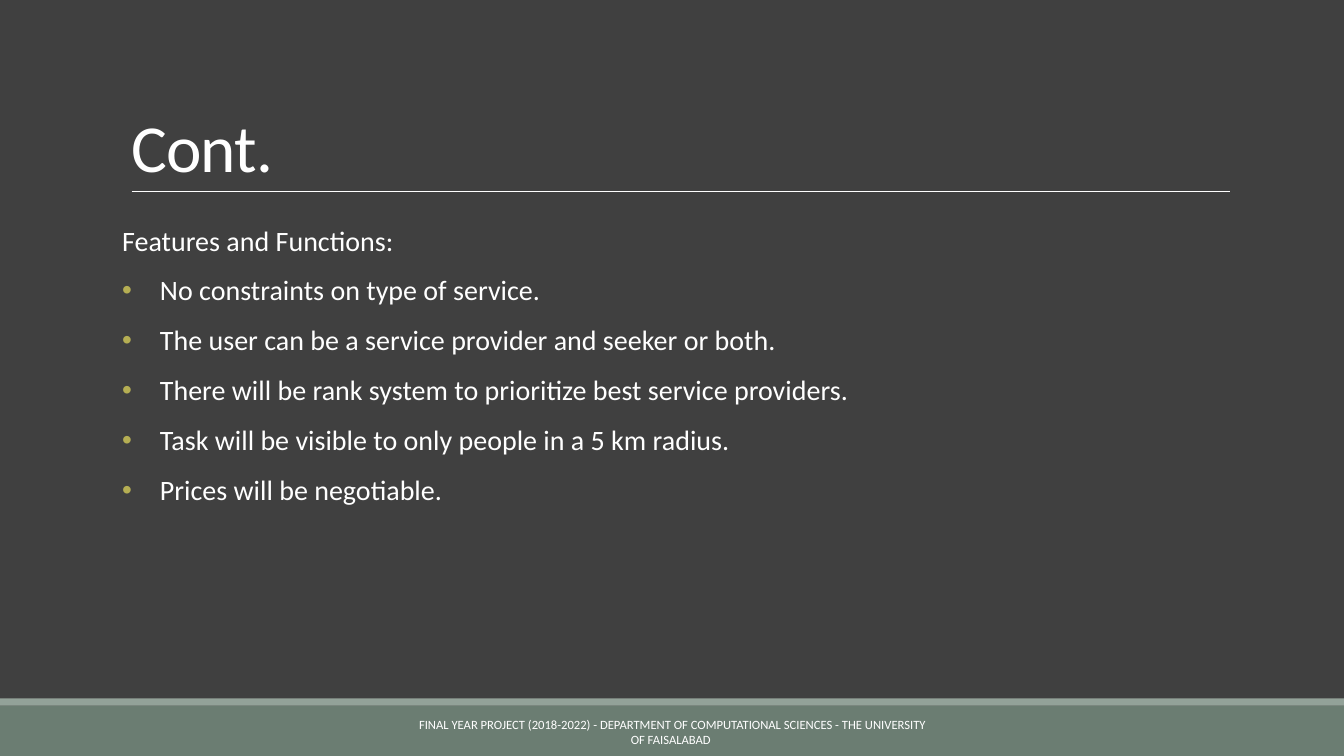
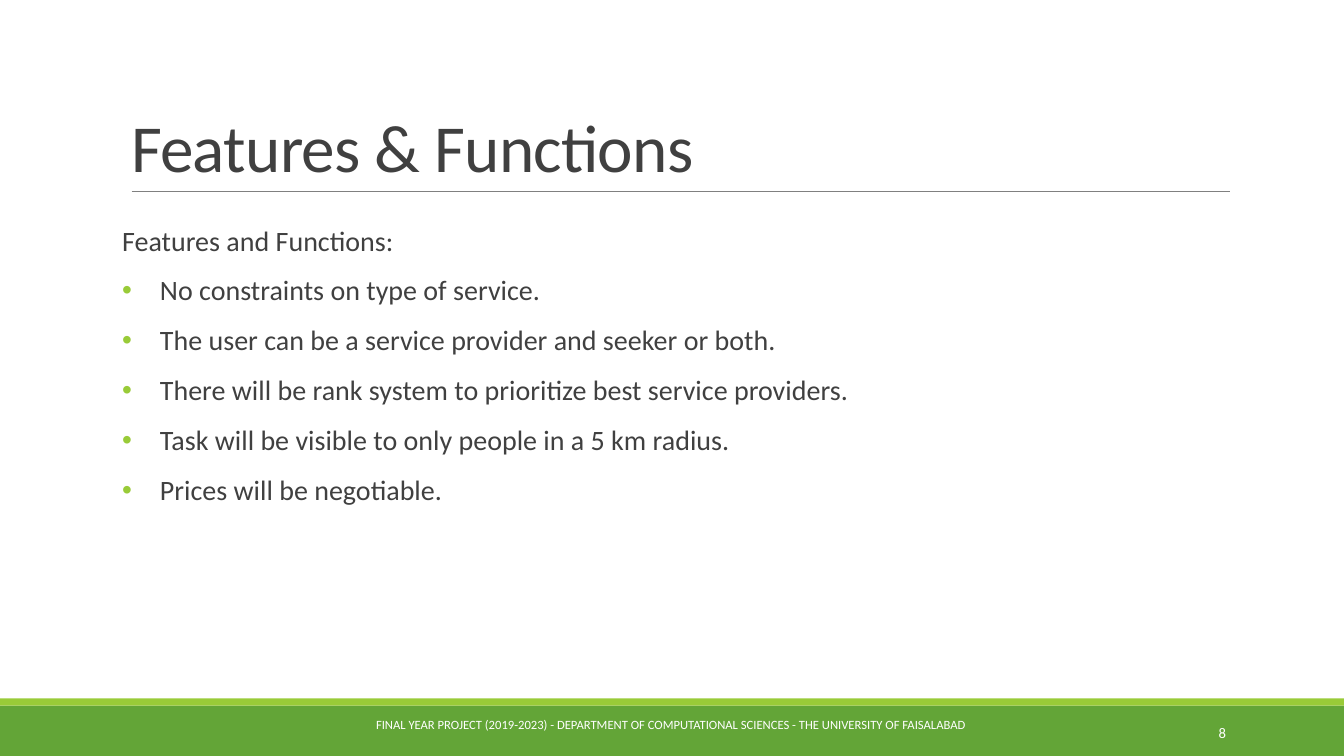
Before and after one commit to Abdurrehman050/easp, a slide deck: slide 8 of documentation/EASP Presentation.pptx (slide 6 before the commit). Drawn at 1344x756 pixels with LibreOffice and Linux fonts; fonts in the diff are those of the drawing. Boxes give left, top, right and bottom in pixels: in the first picture for what was removed or moved away, otherwise in the second. Text is boxed around its words. In the diff, an @@ line names an element or a change of style, - is before the commit and + after.

```diff
--- a/documentation/EASP Presentation.pptx
+++ b/documentation/EASP Presentation.pptx
@@ background #404040 to #FFFFFF @@
@@ title at (x1=131, y1=125, x2=693, y2=173): text changed; text colour #FFFFFF to #404040 @@
-Cont.
+Features & Functions
@@ line (132, 192) - (1231, 192): stroke #FFFFFF 0.5 pt to #808080 0.5 pt @@
@@ text "Features and Functions:" at (x1=122, y1=231, x2=848, y2=505): text colour #FFFFFF to #404040; bullet colour #B5AE53 to #99CB38 @@
@@ rectangle at (x1=0, y1=706, x2=1344, y2=756): fill #6B7D72 to #63A537 @@
@@ rectangle at (x1=0, y1=699, x2=1344, y2=706): fill #93A299 to #99CB38 @@
@@ text at (x1=376, y1=720, x2=965, y2=731): text changed @@
-FINAL YEAR PROJECT (2018-2022) - DEPARTMENT OF COMPUTATIONAL SCIENCES - THE UNIVERSITY OF FAISALABAD
+FINAL YEAR PROJECT (2019-2023) - DEPARTMENT OF COMPUTATIONAL SCIENCES - THE UNIVERSITY OF FAISALABAD
@@ page number added at (x1=1219, y1=728, x2=1226, y2=738), 10.5 pt, text #FFFFFF @@
+8
```
Also in this commit, not shown: 16 other slides changed, 6 slides added, 1 other file.
